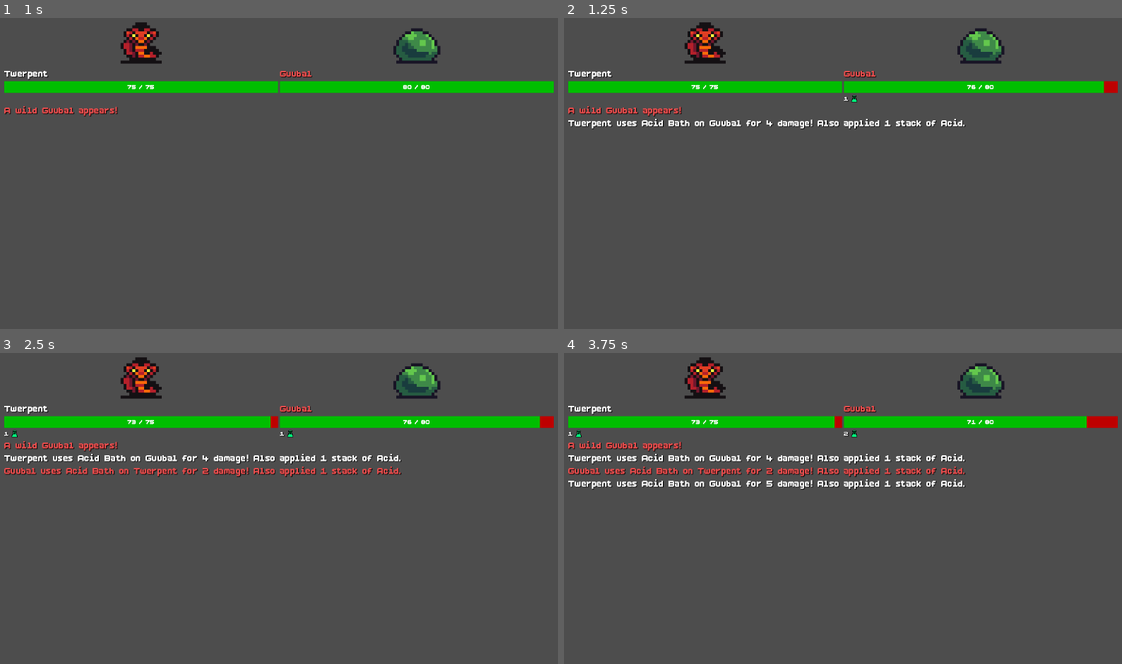
Above: before the commit, frames 1-4 (two rows, left to right).
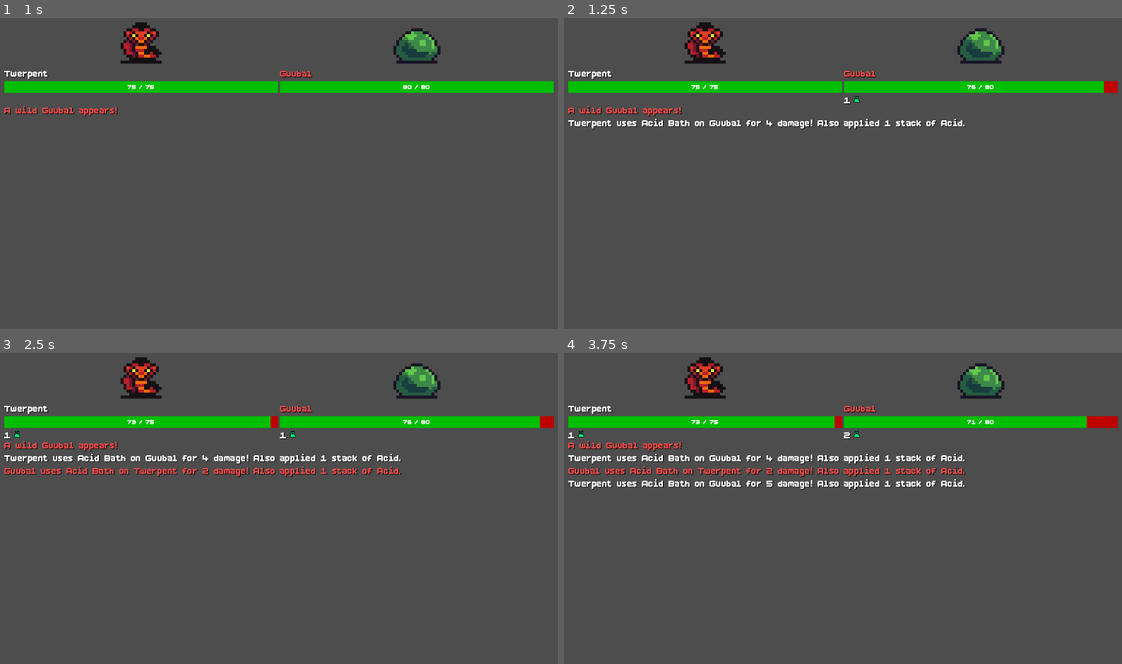
Above: after the commit, the same moments.

Repository: almazancameron/polygonal-pugilists
Game: Godot game, scene res://scenes/battle.tscn
Two runs of this game, one before a commit and one after it. Both use one fixed random seed, a clock stepped at 60 frames per second and the inputs below.
Inputs (mouse positions are in pixels of both pictures, inside the frame that each line leads up to):
- Up to frame 1 (1 s): click "Status Stacker" at 0.5 s
- Up to frame 2 (1.25 s): no input
- Up to frame 3 (2.5 s): tap Enter (ui_accept) at 1.25, 1.52, 1.82, 2 s; move the mouse to (401, 489) at 1.27 s; hold Right (ui_right) 1.28-2 s; click (401, 489) at 1.42 s; drag from (167, 520) to (251, 567) at 2.02 s
- Up to frame 4 (3.75 s): tap Enter (ui_accept) at 2.75, 3.5 s; move the mouse to (898, 436) at 2.77 s; hold Right (ui_right) 2.78-3.5 s; drag from (815, 567) to (675, 458) at 3.52 s

Frame 1 is identical in both runs. In frame 2, less than 0.1% of the frame differs, in the area x 50-54%, y 24-28%; in frame 3, less than 0.1%; in frame 4, less than 0.1%, in the area x 0-54%, y 24-28%.

Commit message:
feat: tooltips for upgrades and status icons

Diff:
--- a/assets/themes/button_font.tres
+++ b/assets/themes/button_font.tres
@@ -2,6 +2,23 @@
 
 [ext_resource type="FontFile" uid="uid://bq75qhujojfju" path="res://assets/fonts/BoldPixels.ttf" id="1_5rv3j"]
 
+[sub_resource type="StyleBoxFlat" id="StyleBoxFlat_5rv3j"]
+content_margin_left = 16.0
+content_margin_top = 8.0
+content_margin_right = 16.0
+content_margin_bottom = 8.0
+bg_color = Color(0.1728327, 0.17283267, 0.17283267, 1)
+border_width_left = 4
+border_width_top = 4
+border_width_right = 4
+border_width_bottom = 4
+border_color = Color(0, 0, 0, 1)
+
 [resource]
 default_font = ExtResource("1_5rv3j")
 default_font_size = 24
+TooltipLabel/colors/font_shadow_color = Color(0, 0, 0, 1)
+TooltipLabel/constants/shadow_offset_x = 1
+TooltipLabel/constants/shadow_offset_y = 1
+TooltipLabel/font_sizes/font_size = 16
+TooltipPanel/styles/panel = SubResource("StyleBoxFlat_5rv3j")
--- a/project.godot
+++ b/project.godot
@@ -27,6 +27,11 @@
 
 enabled=PackedStringArray("res://addons/godot_mcp_toolkit/plugin.cfg")
 
+[gui]
+
+timers/tooltip_delay_sec=0.15
+theme/custom="uid://hkf2bxrjlau4"
+
 [physics]
 
 3d/physics_engine="Jolt Physics"
--- a/scenes/battle.tscn
+++ b/scenes/battle.tscn
@@ -4,6 +4,7 @@
 [ext_resource type="Resource" uid="uid://bgocjaty20glq" path="res://resources/familiars/twerpent.tres" id="2_6vh42"]
 [ext_resource type="Script" uid="uid://cy44cok5wjn5a" path="res://scripts/combat_log.gd" id="2_log"]
 [ext_resource type="Resource" uid="uid://cgi3li0cihksq" path="res://resources/familiars/guubal.tres" id="3_4k1nj"]
+[ext_resource type="Script" uid="uid://c1s5hv1nwpuep" path="res://scripts/priority_build.gd" id="3_djc8l"]
 [ext_resource type="PackedScene" uid="uid://dt3tc1j68we4u" path="res://scenes/hp_bar.tscn" id="3_hpbar"]
 [ext_resource type="Script" uid="uid://dl1gil0qtj6q0" path="res://scripts/combat_log_view.gd" id="4_logview"]
 [ext_resource type="Resource" uid="uid://d37momddmqqlf" path="res://resources/priority_builds/status_stacker.tres" id="4_yahae"]
@@ -54,7 +55,7 @@
 grow_vertical = 2
 script = ExtResource("1_battle")
 player_familiar_data = ExtResource("2_6vh42")
-available_builds = [ExtResource("4_yahae"), ExtResource("5_v7i3o")]
+available_builds = Array[ExtResource("3_djc8l")]([ExtResource("4_yahae"), ExtResource("5_v7i3o")])
 upgrade_pool = Array[ExtResource("6_03edq")]([ExtResource("7_22uqi"), ExtResource("7_ekamt"), ExtResource("8_djc8l"), ExtResource("9_h4dll")])
 opponent_lineup = Array[ExtResource("6_66ngm")]([ExtResource("3_4k1nj"), ExtResource("3_4k1nj"), ExtResource("3_4k1nj"), ExtResource("3_4k1nj")])
 
--- a/scripts/acid_status.gd
+++ b/scripts/acid_status.gd
@@ -20,3 +20,7 @@
 
 func preview_color() -> Color:
     return Color(0.0, 1.0, 0.5, 1.0)
+
+func describe() -> String:
+    return ("Reduces target's defense by 10%% for each stack. Max 5 stacks.\n" +
+    "Currently reducing defense by %d%%.") % [int(10 * stacks)]
--- a/scripts/battle_controller.gd
+++ b/scripts/battle_controller.gd
@@ -74,11 +74,14 @@
 
 ## Spawns a button on the shared choice panel (used for both build-select
 ## and upgrade-select) that calls on_pressed when clicked.
-func add_choice_button(label: String, on_pressed: Callable) -> void:
+func add_choice_button(label: String, on_pressed: Callable, tooltip: String="") -> void:
 	var button := Button.new()
 	button.text = label
 	button.size_flags_horizontal = Control.SIZE_EXPAND_FILL
 	button.theme = preload("res://assets/themes/button_font.tres")
+	if tooltip != "":
+		button.tooltip_text = tooltip
+
 	button.pressed.connect(on_pressed)
 
 	build_select_panel.add_child(button)
@@ -93,7 +96,7 @@
 	available_upgrades = available_upgrades.slice(0, min(3, available_upgrades.size()))  # Limit to 3 upgrades
 
 	for upgrade in available_upgrades:
-		add_choice_button(upgrade.label, _on_upgrade_selected.bind(upgrade))
+		add_choice_button(upgrade.label, _on_upgrade_selected.bind(upgrade), upgrade.describe())
 
 func _on_build_selected(build: PriorityBuild) -> void:
 	player_familiar_data.priority_rules = build.priority_rules
@@ -142,7 +145,7 @@
 		var damage: int = status.next_tick_damage()
 		var stacks: int = status.stacks
 		if stacks > 0:
-			segments.append({"color": status.preview_color(), "stacks": stacks, "damage": damage, "icon": status.icon()})
+			segments.append({"id": status.status_id(), "color": status.preview_color(), "stacks": stacks, "damage": damage, "icon": status.icon(), "description": status.describe()})
 
 	hp_bar.set_status_preview_segments(segments)
 	status_row.set_status_icons(segments)
--- a/scripts/burn_status.gd
+++ b/scripts/burn_status.gd
@@ -13,7 +13,7 @@
     stacks = max(stacks, other.stacks)
 
 func next_tick_damage() -> int:
-    return 3
+    return 2
 
 func preview_color() -> Color:
     return Color(1.0, 0.5, 0.0, 1.0)
@@ -33,3 +33,8 @@
 
 func icon() -> Texture2D:
     return preload("res://assets/sprites/icons/burn_icon.tres")
+
+func describe() -> String:
+    return ("Deals %d damage at the start of enemy's turn for 5 turns.\n" +
+    "Applying a new burn will cause it to flare for\n" +
+    "%d bonus damage (based on remaining duration) and reset the duration.") % [next_tick_damage(), stacks]
--- a/scripts/poison_status.gd
+++ b/scripts/poison_status.gd
@@ -21,3 +21,7 @@
 
 func icon() -> Texture2D:
 	return preload("res://assets/sprites/icons/poison_icon.tres")
+
+func describe() -> String:
+	return ("Deals %d damage (based on stacks) at the start of enemy's turn.\n" +
+	"Loses 1 stack per turn.") % [stacks]
--- a/scripts/status.gd
+++ b/scripts/status.gd
@@ -45,6 +45,9 @@
 func icon() -> Texture2D:
 	return null
 
+func describe() -> String:
+	return "Status"
+
 ## Translates a StatusEffect enum value to the StringName a concrete
 ## Status subclass's own status_id() returns. Lets other classes
 ## (Technique, Condition subclasses) compare against StatusEffect
--- a/scripts/status_row.gd
+++ b/scripts/status_row.gd
@@ -1,32 +1,66 @@
 class_name StatusRow
 extends HBoxContainer
 
+## Maps a status's status_id() to the container currently displaying it, so a
+## status that's still active keeps the same node (and tooltip hover state)
+## across refreshes instead of being destroyed and recreated every time
+## set_status_icons() is called -- see DECISIONS.md/DEVLOG.md for why that
+## used to make active tooltips flash/disappear.
+var _icon_containers: Dictionary = {}
 
 func set_status_icons(entries: Array[Dictionary]) -> void:
-	for child in get_children():
-		child.free()
+	var seen_ids: Array[StringName] = []
 
 	for entry in entries:
-		# entry is a dict with keys "color", "stacks", "icon", and "damage" (unused)
-		var icon_texture: Texture2D = entry.get("icon", null)
-		var color: Color = entry.get("color", Color(1, 1, 1, 1))
-		var stacks: int = entry.get("stacks", 1)
+		# entry is a dict with keys "id", "color", "stacks", "icon", "description", and "damage" (unused)
+		var id: StringName = entry.get("id", &"")
+		seen_ids.append(id)
 
-		var icon_texture_rect: TextureRect = TextureRect.new()
-		icon_texture_rect.texture = icon_texture
-		icon_texture_rect.modulate = color
-		icon_texture_rect.stretch_mode = TextureRect.STRETCH_KEEP_ASPECT
-		icon_texture_rect.custom_minimum_size = Vector2(16, 16)  # Set a minimum size for the icon
+		var container: HBoxContainer = _icon_containers.get(id)
+		if container == null:
+			container = _build_status_container()
+			_icon_containers[id] = container
+			add_child(container)
 
-		var stack_label: Label = Label.new()
-		stack_label.text = str(stacks)
-		stack_label.add_theme_color_override("font_color", Color(1, 1, 1, 1))
-		stack_label.add_theme_color_override("font_shadow_color", Color(0, 0, 0, 1))
-		stack_label.add_theme_constant_override("shadow_offset_x", 1)
-		stack_label.add_theme_constant_override("shadow_offset_y", 1)
-		stack_label.add_theme_constant_override("font_size", 12)
-		stack_label.add_theme_font_override("font", load("res://assets/fonts/BoldPixels.ttf"))
+		_update_status_container(container, entry)
 
-		add_child(stack_label)
+	for id in _icon_containers.keys().duplicate():
+		if id not in seen_ids:
+			_icon_containers[id].free()
+			_icon_containers.erase(id)
 
-		add_child(icon_texture_rect)
+## Builds the (initially empty) label+icon pair for one status. Only called
+## the first time a given status_id shows up -- every later refresh reuses
+## this same container via _update_status_container() instead.
+func _build_status_container() -> HBoxContainer:
+	var container := HBoxContainer.new()
+
+	var stack_label := Label.new()
+	stack_label.name = "StackLabel"
+	stack_label.add_theme_color_override("font_color", Color(1, 1, 1, 1))
+	stack_label.add_theme_color_override("font_shadow_color", Color(0, 0, 0, 1))
+	stack_label.add_theme_constant_override("shadow_offset_x", 1)
+	stack_label.add_theme_constant_override("shadow_offset_y", 1)
+	stack_label.add_theme_constant_override("font_size", 12)
+	stack_label.add_theme_font_override("font", load("res://assets/fonts/BoldPixels.ttf"))
+	container.add_child(stack_label)
+
+	var icon_texture_rect := TextureRect.new()
+	icon_texture_rect.name = "Icon"
+	icon_texture_rect.stretch_mode = TextureRect.STRETCH_KEEP_ASPECT
+	icon_texture_rect.custom_minimum_size = Vector2(16, 16)  # Set a minimum size for the icon
+	container.add_child(icon_texture_rect)
+
+	return container
+
+## Refreshes one status's displayed stacks/color/icon/tooltip in place.
+## tooltip_text lives on the container (not the icon alone) so hovering
+## either the icon or the stack count shows the description.
+func _update_status_container(container: HBoxContainer, entry: Dictionary) -> void:
+	var stack_label: Label = container.get_node("StackLabel")
+	var icon_texture_rect: TextureRect = container.get_node("Icon")
+
+	stack_label.text = str(entry.get("stacks", 1))
+	icon_texture_rect.texture = entry.get("icon", null)
+	icon_texture_rect.modulate = entry.get("color", Color(1, 1, 1, 1))
+	container.tooltip_text = entry.get("description", "")
